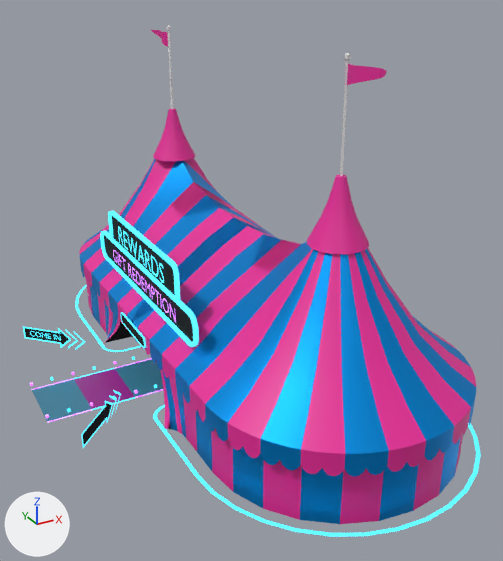
An edit to the glTF model tentReward.glb, drawn before and after from the same camera.
Both versions are drawn from a 50 mm lens placed at (4.23, -1.45, 1.85), pointed at (5.71, 1.24, 0.51). Arrows for +X, +Y and +Z are at lower left; the lights stay in place. Where no turn or scale is listed for an object, it has been applied to the vertices. Vertices at the same position are counted once.
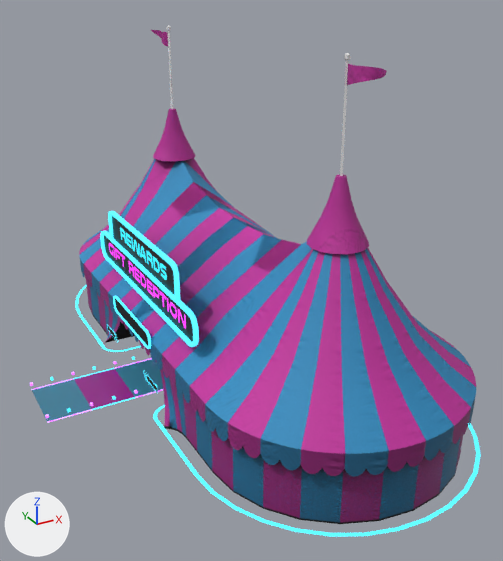
Where the newer file only moved an object's origin or applied its transform, the numbers keep the older frame.

The change, as a list of edits to the scene's bpy script:
```text
Add mat_tentgametitle:
    mat_tentgametitle = bpy.data.materials.new('tentGameTitle')
    # uses the picture img_tentgametitle1
Add mat_tentbluelrg:
    mat_tentbluelrg = bpy.data.materials.new('tentBlueLrg')
    # colours: blue #329ad2
    # uses the picture img_clothseams_n
    # uses the picture img_tentgamelrg_ao
Add mat_tentredlrg:
    mat_tentredlrg = bpy.data.materials.new('tentRedLrg')
    # colours: pink #d633ac
    # uses the picture img_clothseams_n
    # uses the picture img_tentgamelrg_ao
Change me_circle_014:
    where me_circle_014.from_pydata(...)  # 2153 vertices, 3246 faces; spans x -18.4..18.4, y -0.2..20.0, z -8.1..8.1
    used by ob_tentreward; location = (5.774, 1.469, 0.0); rotation_euler = (1.571, 0.0, -1.571), in degrees (90, 0, -90); scale = (0.08, 0.08, 0.08)
    remove me_circle_014.materials.append(mat_tentblue)  # blue #0094e7
    me_circle_014 part 1: all 1672 faces that had it switch from mat_tentred (pink #e72798) to mat_tentredlrg
    me_circle_014 part 2: texture (UV) coordinates of 3006 of 3246 faces, centred in x -17.6..17.6, y 0.1..14.5, z -7.4..7.6, changed; they spanned u 0.01..0.89, v 0.01..0.72 and now span u 0.0..0.44, v 0.0..1.0
    add me_circle_014.materials.append(mat_tentbluelrg)
Change me_plane_010:
    used by ob_plane_016; parent = ob_empty_004; location = (-0.264, 0.0, 0.0); rotation_euler = (0.0, 1.571, 0.0), in degrees (0, 90, 0); scale = (0.877, 1.35, 0.75)
    remove me_plane_010.from_pydata(...)  # 8 vertices, 6 faces; spans x -1.0..1.0, y -5.56..5.56, z 0.0
    remove me_plane_010.materials.append(mat_black)  # black #000000
    add me_plane_010.from_pydata(...)  # 16 vertices, 12 faces; spans x -2.81..0.82, y -7.51..7.51, z 0.0
    me_plane_010 part 3: 8 vertices removed from x -1.0..1.0, y -5.56..5.56, z 0.0; 16 vertices added at x -2.81..0.82, y -7.51..7.51, z 0.0
    add me_plane_010.materials.append(mat_tentgametitle)
Change me_plane_022:
    where me_plane_022.from_pydata(...)  # 8 vertices, 6 faces; spans x 0.0, y -0.162..0.162, z -0.025..0.025
    me_plane_022 part 4: the whole mesh is scaled about its middle by (-3.51, -1.5, 1.5), then moved by (-0.001, 0.0, 0.049)
Change ob_plane_016:
    ob_plane_016.scale: (0.877, 1.35, 0.75) -> (1.0, 1.0, 1.0)
Remove ob_plane_017:
    ob_plane_017 = bpy.data.objects.new('Plane.017', me_plane_011)
Remove ob_text_012:
    ob_text_012 = bpy.data.objects.new('Text.012', me_text_012)
Remove ob_text_013:
    ob_text_013 = bpy.data.objects.new('Text.013', me_text_011)
Change ob_plane_038:
    ob_plane_038.location: (0.0887, 3.836, 7.518) -> (0.0887, 4.629, 7.466)
    ob_plane_038.rotation_euler: (0.0, 0.0, -1.571) -> (-3.142, 0.0, -1.571)  # degrees (0, 0, -90) -> degrees (-180, 0, -90)
    ob_plane_038.scale: (0.375, 0.375, 0.375) -> (0.562, 0.562, 0.562)
Remove ob_plane_028:
    ob_plane_028 = bpy.data.objects.new('Plane.028', me_plane_016)
Remove ob_text_016:
    ob_text_016 = bpy.data.objects.new('Text.016', me_text_013)
Add ob_comeinarrow_007:
    ob_comeinarrow_007 = bpy.data.objects.new('comeInArrow.007', me_plane_006)  # 26 vertices, 27 faces; spans x -0.066..0.118, y -0.031..0.031, z 0.001; in mat_glow_blue (cyan #2fd5e7), mat_black (black #000000)
    ob_comeinarrow_007.parent = ob_signcomein1_003
    ob_comeinarrow_007.location = (2.92, 0.0, 1.398)
    ob_comeinarrow_007.rotation_euler = (-1.571, 0.0, -3.142)  # degrees (-90, 0, -180)
    ob_comeinarrow_007.scale = (10.0, 10.0, 10.0)
Add ob_signcomein1_003:
    ob_signcomein1_003 = bpy.data.objects.new('signComeIn1.003', None)
    ob_signcomein1_003.parent = ob_tentreward
    ob_signcomein1_003.location = (0.0887, 0.0, 7.77)
    ob_signcomein1_003.rotation_euler = (1.571, 0.0, -3.142)  # degrees (90, 0, -180)
    ob_signcomein1_003.scale = (1.25, 1.25, 1.25)
Add ob_comeinarrow_006:
    ob_comeinarrow_006 = bpy.data.objects.new('comeInArrow.006', me_plane_006)  # 26 vertices, 27 faces; spans x -0.066..0.118, y -0.031..0.031, z 0.001; in mat_glow_blue (cyan #2fd5e7), mat_black (black #000000)
    ob_comeinarrow_006.parent = ob_signcomein1_003
    ob_comeinarrow_006.location = (-2.893, 0.0, 1.398)
    ob_comeinarrow_006.rotation_euler = (1.571, 0.0, 0.0)  # degrees (90, 0, 0)
    ob_comeinarrow_006.scale = (10.0, 10.0, 10.0)
```

Where the change shows, as pixel boxes (x1, y1, x2, y2) in the pictures (503 x 561 px):
'tentReward', recoloured, surface changed: (79, 29, 476, 524) in both
'Plane.016', rescaled (18% taller): before (104, 235, 193, 342); after (104, 216, 193, 342)
'Plane.017', deleted: before (112, 216, 175, 295)
'Plane.028', deleted: before (23, 326, 121, 448)
'Plane.039', mesh rescaled (42% wider, 44% taller): before (121, 314, 144, 347); after (115, 298, 148, 346)
'Plane.038', moved, turned, rescaled: before (121, 312, 146, 348); after (113, 296, 151, 349)
'Text.012', deleted: before (118, 226, 164, 283)
'Text.013', deleted: before (113, 250, 176, 322)
'comeInArrow.006', added: after (143, 370, 158, 394)
'comeInArrow.007', added: after (107, 324, 118, 342)
'Text.016', deleted: before (30, 331, 61, 341)
part 1 of me_circle_014, recoloured (pink to purple): (151, 30, 387, 85) in both
part 2 of me_circle_014, surface changed: (79, 108, 476, 524) in both
